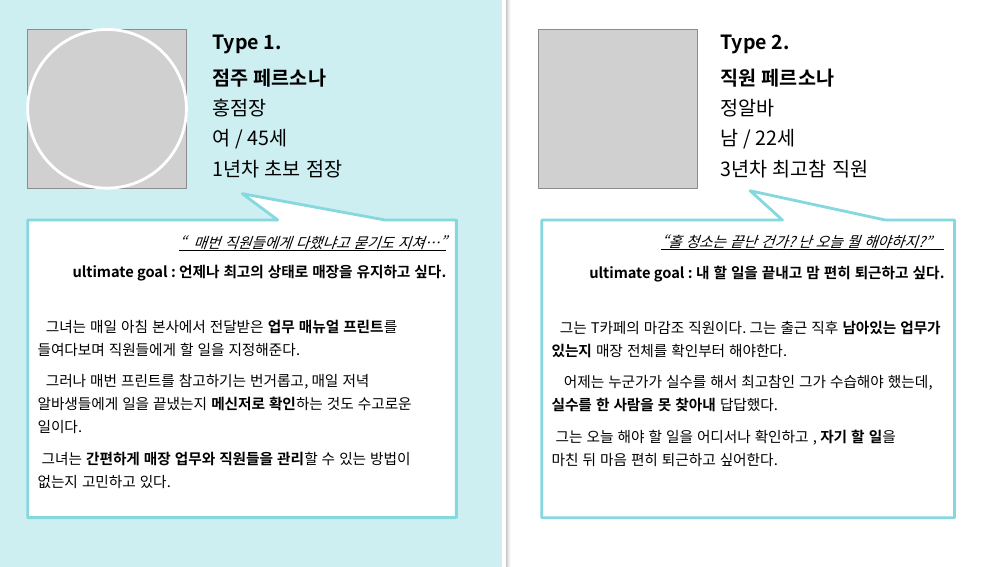
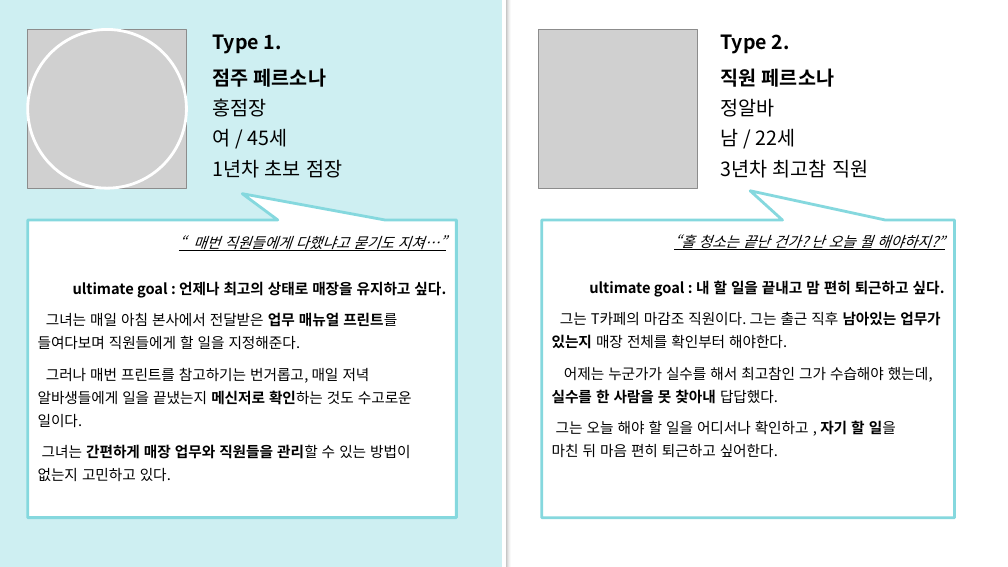
Before and after one commit to Matrix-ERPSolution/Matrix-Webapp, a slide deck: slide 12 of Matrix_presentation.pptx. Drawn at 1008x567 pixels with LibreOffice and Linux fonts; fonts in the diff are those of the drawing; grey boxes stand for pictures. Boxes give left, top, right and bottom in pixels: in the first picture for what was removed or moved away, otherwise in the second. Text is boxed around its words. In the diff, an @@ line names an element or a change of style, - is before the commit and + after.

```diff
--- a/Matrix_presentation.pptx
+++ b/Matrix_presentation.pptx
@@ text at <box>73,235,446,298</box>: text changed @@
-“매번 직원들에게 다했냐고 묻기도 지쳐…”
-ultimate goal : 언제나 최고의 상태로 매장을 유지하고 싶다.
+“매번 직원들에게 다했냐고 묻기도 지쳐…”
+ultimate goal : 언제나 최고의 상태로 매장을 유지하고 싶다.
@@ text "“홀 청소는 끝난 건가? 난 ..." rewrapped from <box>552,234,945,466</box> to <box>552,234,945,457</box> @@
```
Also in this commit, not shown: 21 other slides changed, 3 slides added, 4 slides removed.
